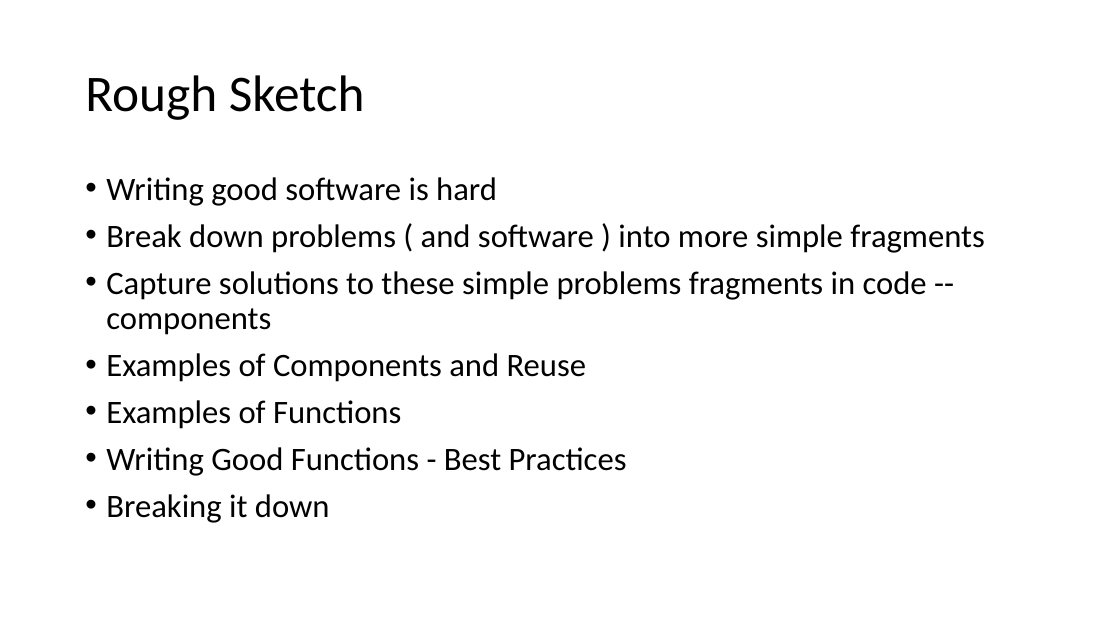
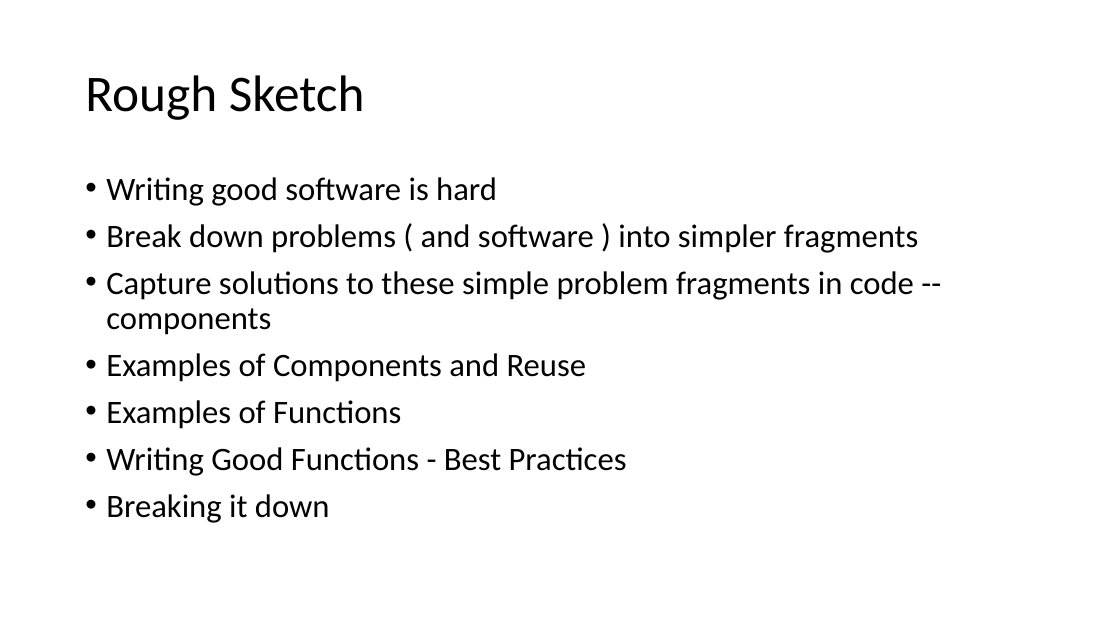
Before and after one commit to NCEAS/oss-2014, a slide deck: slide 2 of day-09/IntroductionToSoftwareClass.pptx. Drawn at 1120x630 pixels with LibreOffice and Linux fonts; fonts in the diff are those of the drawing. Boxes give left, top, right and bottom in pixels: in the first picture for what was removed or moved away, otherwise in the second. Text is boxed around its words. In the diff, an @@ line names an element or a change of style, - is before the commit and + after.

```diff
--- a/day-09/IntroductionToSoftwareClass.pptx
+++ b/day-09/IntroductionToSoftwareClass.pptx
@@ text at [106, 224, 918, 335]: text changed @@
-• Break down problems ( and software ) into more simple fragments
-• Capture solutions to these simple problems fragments in code -- components
+• Break down problems ( and software ) into simpler fragments
+• Capture solutions to these simple problem fragments in code -- components
```
Also in this commit, not shown: 8 other slides changed, 1 other file.
